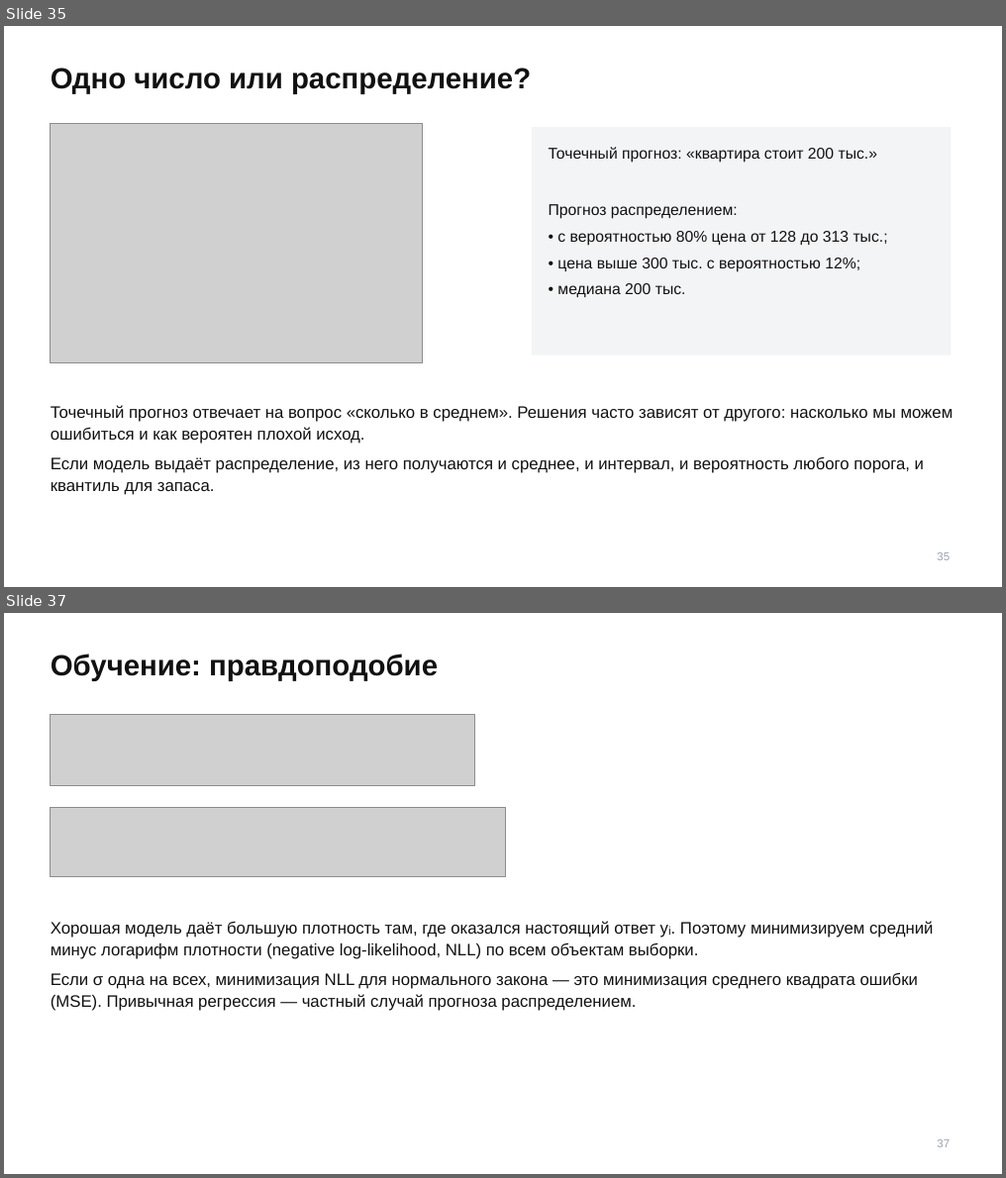
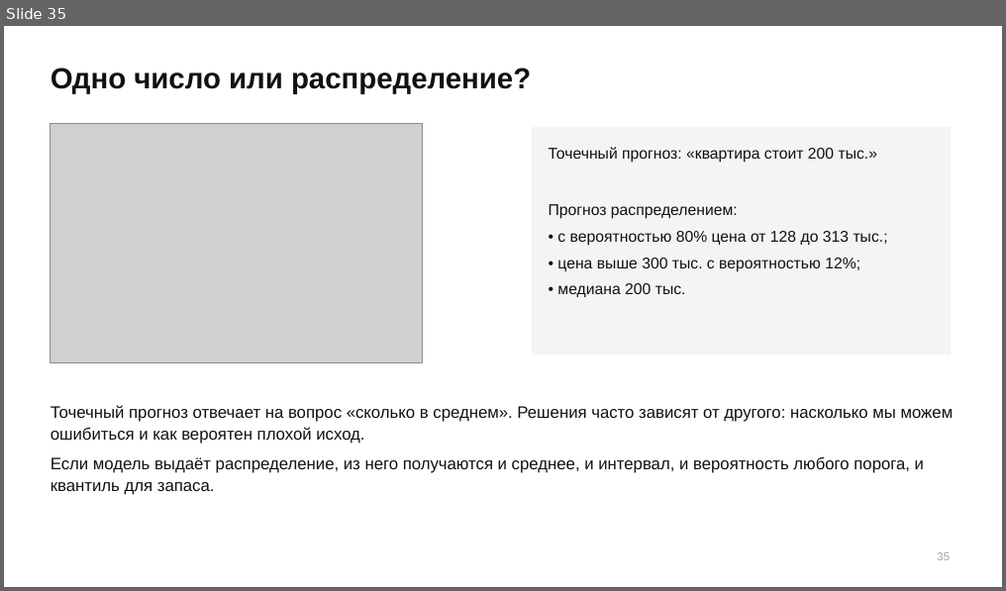
Before and after one commit to TheTonyPub/probability-theory-2026, a slide deck: lectures/06_distributions-17-25-2.pptx. Shown one above the other, each under a label of ours: slides 35 and 37 before the commit, slide 35 after it; the slides between them are not shown. The pictures are 1006x1178 and 1006x591 pixels, drawn with LibreOffice and Linux fonts; fonts in the diff are those of the drawing; grey boxes stand for pictures. Boxes give left, top, right and bottom in pixels: in the first picture for what was removed or moved away, otherwise in the second. Text is boxed around its words. In the diff, an @@ line names an element or a change of style, - is before the commit and + after.

```diff
--- a/lectures/06_distributions-17-25-2.pptx
+++ b/lectures/06_distributions-17-25-2.pptx
@@ slide 37 removed at box(4, 613, 1002, 1174), background #FFFFFF @@
@@ text removed at box(51, 654, 438, 681) @@
-Обучение: правдоподобие
@@ picture removed at box(51, 714, 475, 786) @@
@@ picture removed at box(51, 807, 506, 876) @@
@@ text removed at box(51, 921, 933, 1011) @@
-Хорошая модель даёт большую плотность там, где оказался настоящий ответ yᵢ. Поэтому минимизируем средний минус логарифм плотности (negative log-likelihood, NLL) по всем объектам выборки.
-Если σ одна на всех, минимизация NLL для нормального закона — это минимизация среднего квадрата ошибки (MSE). Привычная регрессия — частный случай прогноза распределением.
@@ text removed at box(937, 1140, 949, 1148) @@
-37
```
Also in this commit, not shown: 11 slides changed, 1 other file.
